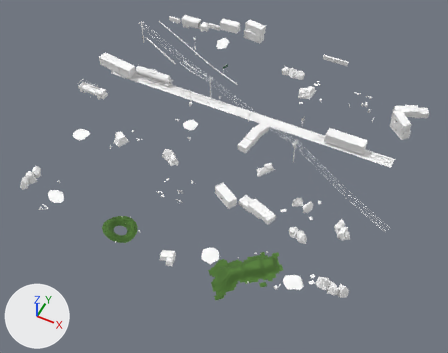
What one commit did to the glTF model assets/models/outdoor/outdoor_12.glb.
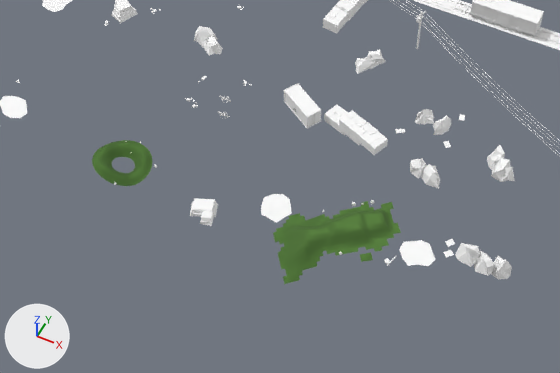
Each version is shown whole from a camera (50 mm lens) standing at (53.9, -111.5, 120.1) and looking at (3.8, -11.3, -5.2), then close up on the part from 11% to 84% of the width and 38% to 100% of the height. Arrows for +X, +Y and +Z are at lower left; the lights stay in place. The last two pictures show the newer version. Vertices at exactly the same position are counted once.

In view in the first close-up: 'gas_station_town'.
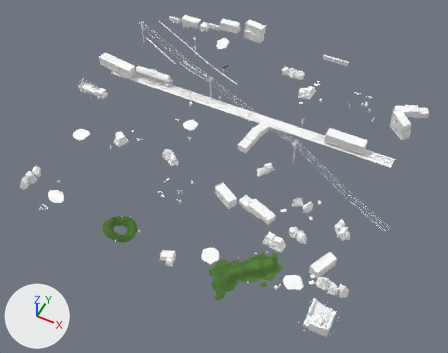
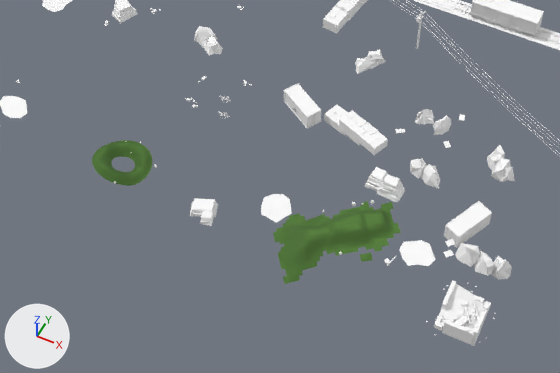
Changed parts and their boxes (x1, y1, x2, y2) in the close-ups (560 x 373 px):
'gas_station_town', reshaped
    before: (0, 0, 560, 284)
    after: (0, 0, 560, 346)
part 1 of me_gas_station_town, added
    after: (365, 167, 496, 346)

The edits, one by one:
me_gas_station_town is used by ob_gas_station_town; location (0.0, 0.0, 0.0).
me_gas_station_town had 16235 vertices, 22386 faces and spanned x -48.7..49.7, y -49.3..43.1, z -3.2..8.6.
me_gas_station_town now has 17603 vertices, 24434 faces and spans x -48.7..49.7, y -49.3..43.1, z -3.1..8.6.
me_gas_station_town part 1: 1264 vertices added at x 24.2..46.5, y -47.5..-28.0, z 0.0..6.1.
Other edits to the shape of me_gas_station_town do not show in these pictures.
